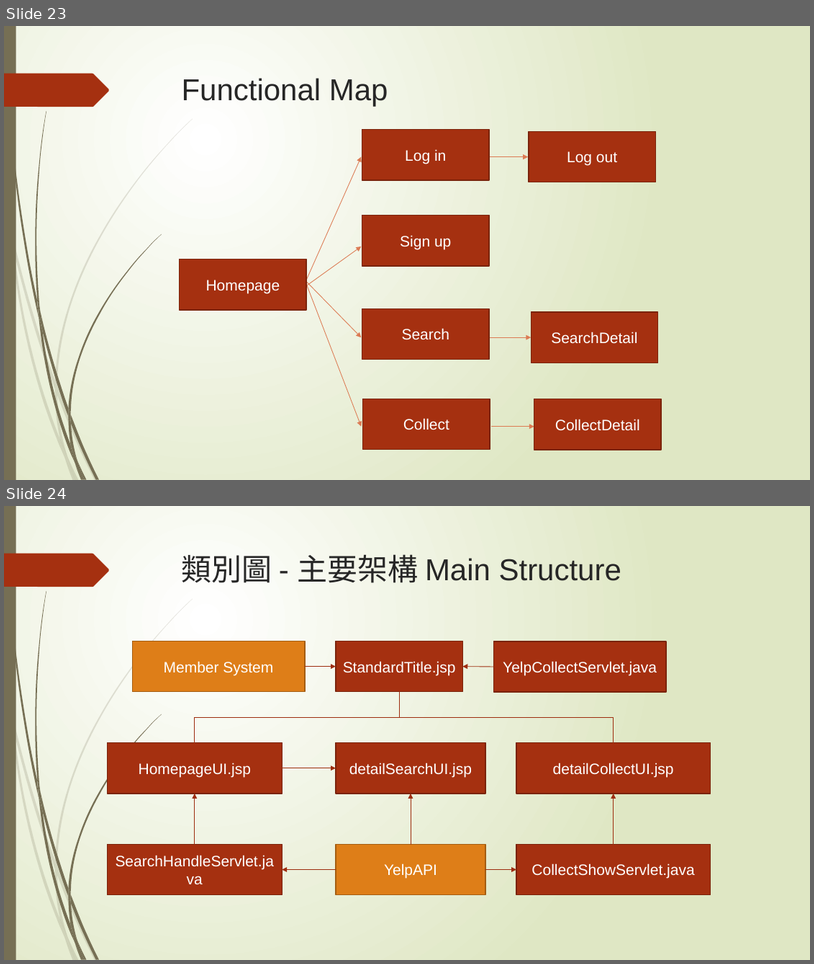
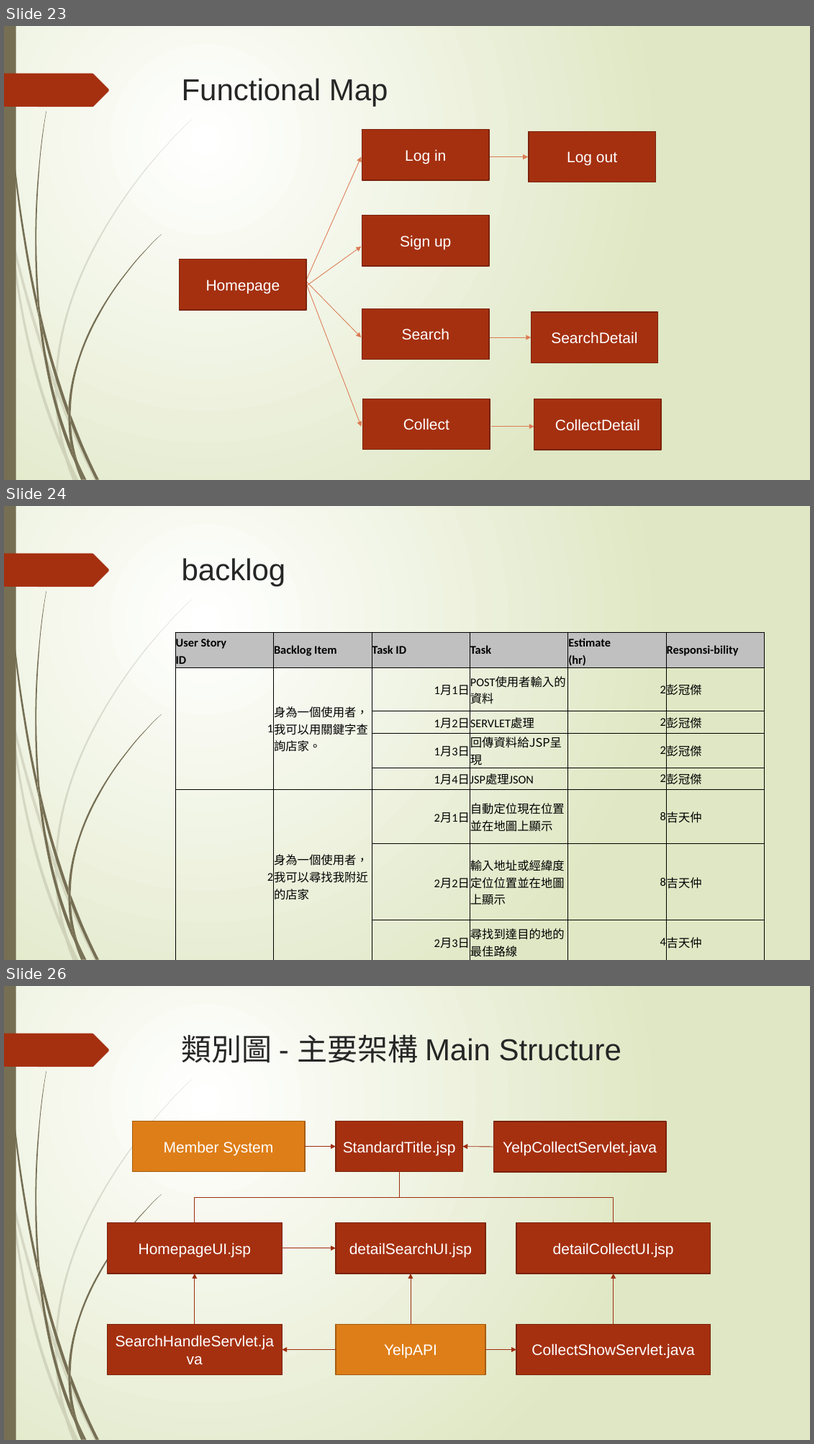
Before and after one commit to penut85420/WBSE_Project, a slide deck: 其他/YelpBlaBla.pptx. Shown one above the other, each under a label of ours: slides 23 and 24 before the commit, slides 23, 24 and 26 after it; the slides between them are not shown. The pictures are 814x964 and 814x1444 pixels, drawn with LibreOffice and Linux fonts; fonts in the diff are those of the drawing. Boxes give left, top, right and bottom in pixels: in the first picture for what was removed or moved away, otherwise in the second. Text is boxed around its words. In the diff, an @@ line names an element or a change of style, - is before the commit and + after.

```diff
--- a/其他/YelpBlaBla.pptx
+++ b/其他/YelpBlaBla.pptx
@@ slide 24 added at [4,506,810,960], background gradient #FFFFFF to #DFE8C4; not listed: 24 template elements that a slide beside it also shows @@
@@ title added at [182,558,286,587], 36 pt, text #262626 @@
+backlog
@@ table added at [176,632,764,960], 9 rows, 6 columns @@
+User Story | Backlog Item | Task ID | Task | Estimate | Responsi-bility
+ID |  |  |  | (hr) | 
+1 | 身為一個使用者，我可以用關鍵字查詢店家。 | 1月1日 | POST使用者輸入的資料 | 2 | 彭冠傑
+ |  | 1月2日 | SERVLET處理 | 2 | 彭冠傑
+ |  | 1月3日 | 回傳資料給JSP呈現 | 2 | 彭冠傑
+ |  | 1月4日 | JSP處理JSON | 2 | 彭冠傑
+2 | 身為一個使用者，我可以尋找我附近的店家 | 2月1日 | 自動定位現在位置並在地圖上顯示 | 8 | 吉天仲
+ |  | 2月2日 | 輸入地址或經緯度定位位置並在地圖上顯示 | 8 | 吉天仲
+ |  | 2月3日 | 尋找到達目的地的最佳路線 | 4 | 吉天仲
@@ what was slide 24 is now slide 26 @@
```
Also in this commit, not shown: 2 other slides added.
